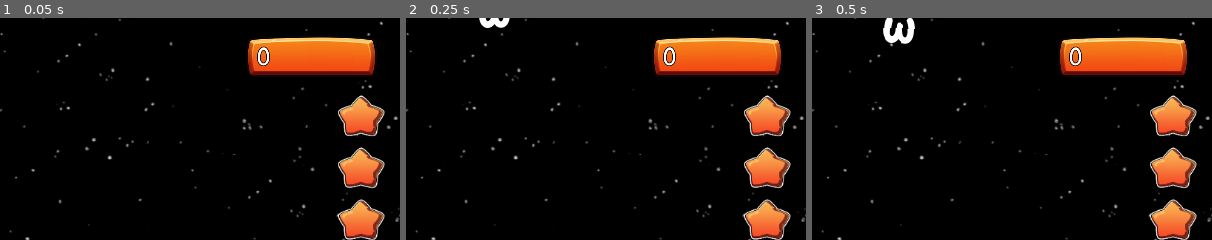
Above: before the commit, frames 1-3 (left to right).
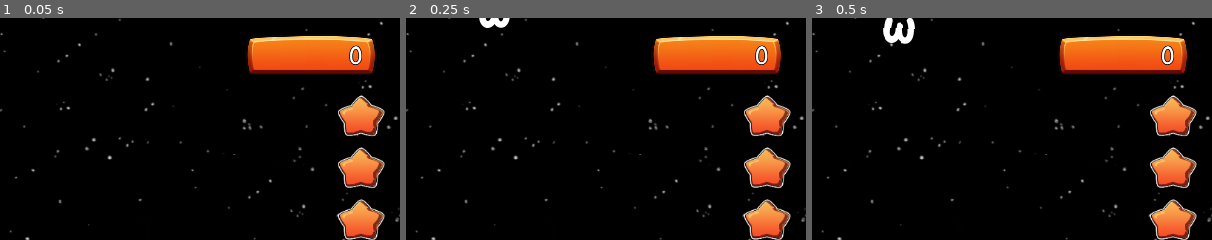
Above: after the commit, the same moments.

Repository: joschi1212/Buchstaben-Ueb-Spiel
Game: Godot game, scene res://main.tscn
Same seed, same stepped clock (60 frames per second), same inputs: the game is played once before the commit and once after it. Video files are missing from this copy of the repository; at most half a second of black plays in their place.
Inputs:
- Up to frame 1 (0.05 s): no input
- Up to frame 2 (0.25 s): no input
- Up to frame 3 (0.5 s): no input
The pictures show only the part of the screen within x 50-100%, y 0-50%; the shares and areas given below are measured in that part.

The runs differ from the first frame. In frame 1, 1.5% of the frame differs, in the area x 61-94%, y 8-26%; in frame 2, 1.5%; in frame 3, 1.5%.
Error after the commit: Parse Error: The member "loop" already exists in a parent class. (res://VideoStreamPlayer.gd:5)

Commit message:
add video, add lose condition, fix bugs

Diff:
--- /dev/null
+++ b/godot/VideoPlayer.tscn
@@ -0,0 +1,14 @@
+[gd_scene load_steps=3 format=2]
+
+[ext_resource path="res://VideoStreamPlayer.gd" type="Script" id=1]
+[ext_resource path="res://assets/ufo_video.ogv" type="VideoStream" id=2]
+
+[node name="MyVideoPlayer" type="VideoPlayer"]
+margin_right = 40.0
+margin_bottom = 40.0
+volume_db = -80.0
+script = ExtResource( 1 )
+__meta__ = {
+"_edit_use_anchors_": false
+}
+video_files1 = [ ExtResource( 2 ) ]
--- /dev/null
+++ b/godot/VideoStreamPlayer.gd
@@ -0,0 +1,21 @@
+extends VideoPlayer
+
+export(Array, VideoStream) var video_files1: Array
+
+var loop : bool = false
+
+func _ready():
+	set_process(true)
+	pass
+
+func play_specific(i) ->void:
+	stop()
+	if(i == 0):
+		loop = true
+	stream = video_files1[i]
+	play()
+
+func _process(delta):
+	if(loop):
+		if(!is_playing()):
+			play_specific(0)
--- a/godot/letter.gd
+++ b/godot/letter.gd
@@ -7,10 +7,12 @@
 var collision_shape : CollisionShape2D
 var correct : bool = false
 var particles : CPUParticles2D
-var stars : Node2D
+var clickable : bool = true
+
 var cannon
 var sound_player
 var laser_player
+
 
 signal letter_deleted
 signal wrong_letter_pressed
@@ -22,7 +24,6 @@
 	polygon = get_node("Polygon2D")
 	collision_shape = get_node("CollisionShape2D")
 	particles = get_node("CPUParticles2D")
-	stars = get_node("../../Stars")
 	cannon = get_node("../../Cannon")
 	sound_player = get_node("../../Sounds")
 	laser_player = get_node("../../Laser")
@@ -44,13 +45,14 @@
 		emit_signal("letter_deleted")
 
 func _input_event(viewport, event, shape_idx):
-	if event is InputEventMouseButton:
-		if event.button_index == BUTTON_LEFT and event.pressed:
-			print("pressed: ", letter)
-			if(correct):
-				emit_signal("correct_letter_pressed")
-			else:
-				emit_signal("wrong_letter_pressed")
+	if(clickable):
+		if event is InputEventMouseButton:
+			if event.button_index == BUTTON_LEFT and event.pressed:
+				print("pressed: ", letter)
+				if(correct):
+					emit_signal("correct_letter_pressed")
+				else:
+					emit_signal("wrong_letter_pressed")
 
 func _init_label(letter : String):
 	label.set_text(letter)
@@ -61,13 +63,10 @@
 	add_child(tween)
 	tween.interpolate_property(get_node("Polygon2D"), "scale", Vector2(1, 1), Vector2(0.001, 0.001), 1, Tween.TRANS_LINEAR, Tween.EASE_IN)
 	tween.start()
-	# delete star
-	if(stars.get_child_count() > 0):
-		var star : Sprite = stars.get_children().pop_front()
-		star.queue_free()
+
 	sound_player.play_specific(1)
 	laser_player.play_specific(0)
-
+	clickable = false
 
 
 func _on_correct_letter_pressed():
@@ -79,6 +78,7 @@
 	tween.start()
 	sound_player.play_specific(0)
 	laser_player.play_specific(0)
+	clickable = false
 
 
 
--- a/godot/letters.gd
+++ b/godot/letters.gd
@@ -7,9 +7,14 @@
 "L", "M", "N", "O", "P", "Q", "R", "S", "T", "U", "V", "W", "X", "Y", "Z"]
 var letters_copy = letters.duplicate(true)
 var points : int = 0
+var lifes : int = 5
 
 var audio_speech : AudioStreamPlayer2D
+var video_player : VideoPlayer
 var points_label : Label
+var stars : Node2D
+var button : Button
+var sprite_points : Sprite
 
 signal no_letters
 signal correct
@@ -17,7 +22,14 @@
 
 func _ready():
 	audio_speech = get_node("../Speech")
+	video_player = get_node("../UfoVideoPlayer")
 	points_label = get_node("../SpritePoints/Label")
+	sprite_points = get_node("../SpritePoints")
+	video_player.play_specific(0)
+	stars = get_node("../Stars")
+	button = get_node("../Button")
+	button.connect("button_up", self, "_button_pressed")
+
 
 
 func _spawn_letters():
@@ -44,16 +56,49 @@
 	letters = letters_copy.duplicate(true)
 	audio_speech.play_specific(correct_letter_index)
 
+func _button_pressed():
+	if(get_tree().paused):
+		get_tree().paused = false
+		for star in stars.get_children():
+			star.set_visible(true)
+		points = 0
+		points_label.text = str(points)
+		lifes = 5
+	_spawn_letters()
+	var tween : Tween = Tween.new()
+	add_child(tween)
+	tween.interpolate_property(sprite_points, "scale", null, Vector2(0.5, 0.5), 1, Tween.TRANS_LINEAR, Tween.EASE_IN)
+	tween.interpolate_property(sprite_points, "position", null, Vector2(420, -250), 1, Tween.TRANS_LINEAR, Tween.EASE_IN)
+	tween.start()
+
 func _on_wrong_letter():
 	emit_signal("wrong")
+	video_player.play_specific(2)
+	# delete star
+	if(lifes > 0):
+		var star : Sprite = stars.get_children()[lifes-1]
+		lifes = lifes - 1
+		star.set_visible(false)
+	if(lifes == 0):
+		print("Lost!")
+		var tween : Tween = Tween.new()
+		add_child(tween)
+		tween.interpolate_property(sprite_points, "scale", Vector2(0.5, 0.5), Vector2(1,1), 1, Tween.TRANS_LINEAR, Tween.EASE_IN)
+		tween.interpolate_property(sprite_points, "position", null, Vector2(0, 0), 1, Tween.TRANS_LINEAR, Tween.EASE_IN)
+		tween.start()
+		for letter in get_tree().get_nodes_in_group("letters"):
+			letter.queue_free()
+		yield(get_tree().create_timer(1, false), "timeout")
+		get_tree().paused = true
 
 func _on_correct_letter():
 	emit_signal("correct")
 	points += 10
 	points_label.text = str(points)
+	video_player.play_specific(1)
 
 func _on_letter_deleted():
 	print("Letter deleted from letters")
-	if(self.get_children().size() <= 1):
+	if(get_tree().get_nodes_in_group("letters").size() <= 1):
 		print("all letters gone")
 		emit_signal("no_letters")
--- a/godot/main.gd
+++ b/godot/main.gd
@@ -6,19 +6,22 @@
 
 var cannon : Node2D
 var laser_player : AudioStreamPlayer2D
+var music_player : AudioStreamPlayer2D
+
 func _ready():
 	randomize()
 	cannon = get_node("Cannon")
 	laser_player = get_node("Laser")
+	music_player = get_node("Music")
+	music_player.play_specific(0)
 	connect("spawn_letters", get_node("letters"), "_spawn_letters")
 	get_node("Button").connect("button_up", self, "_button_pressed")
 	get_node("letters").connect("no_letters", self, "_on_no_letters")
 	emit_signal("spawn_letters")
 
-func _button_pressed():
-	emit_signal("spawn_letters")
 
 func _on_no_letters():
+	print("no letters")
 	emit_signal("spawn_letters")
 
 func _input(event):
--- a/godot/main.tscn
+++ b/godot/main.tscn
@@ -7,10 +7,15 @@
 [ext_resource path="res://assets/sounds/wrong.ogg" type="AudioStream" id=5]
 [ext_resource path="res://assets/sounds/laser.ogg" type="AudioStream" id=6]
 [ext_resource path="res://assets/fonts/ChildrenSans.ttf" type="DynamicFontData" id=7]
+[ext_resource path="res://VideoPlayer.tscn" type="PackedScene" id=8]
 [ext_resource path="res://cannon.tscn" type="PackedScene" id=9]
 [ext_resource path="res://assets/images/Background.png" type="Texture" id=10]
 [ext_resource path="res://assets/images/Stern.png" type="Texture" id=11]
 [ext_resource path="res://assets/images/Punkte.png" type="Texture" id=12]
+[ext_resource path="res://assets/video/neutral.ogv" type="VideoStream" id=13]
+[ext_resource path="res://assets/video/cheer.ogv" type="VideoStream" id=14]
+[ext_resource path="res://assets/video/wrong.ogv" type="VideoStream" id=15]
+[ext_resource path="res://assets/music/Michael Cherdchupan - Oh My Gore! - Original Soundtrack - 03 Level 01 - 1000 Years of Powernapping.ogg" type="AudioStream" id=16]
 
 [sub_resource type="RectangleShape2D" id=1]
 extents = Vector2( 513.761, 10 )
@@ -26,9 +31,6 @@
 position = Vector2( 540, 300 )
 texture = ExtResource( 10 )
 script = ExtResource( 1 )
-__meta__ = {
-"_edit_lock_": true
-}
 
 [node name="Camera2D" type="Camera2D" parent="."]
 current = true
@@ -37,6 +39,7 @@
 }
 
 [node name="Button" type="Button" parent="."]
+pause_mode = 2
 margin_left = -529.339
 margin_top = 275.199
 margin_right = -428.339
@@ -65,26 +68,35 @@
 position = Vector2( -540, -300 )
 
 [node name="Speech" parent="." instance=ExtResource( 2 )]
+pause_mode = 2
 
 [node name="Sounds" parent="." instance=ExtResource( 2 )]
+pause_mode = 2
 volume_db = -7.354
 audio_files1 = [ ExtResource( 4 ), ExtResource( 5 ) ]
 
 [node name="Laser" parent="." instance=ExtResource( 2 )]
 audio_files1 = [ ExtResource( 6 ) ]
 
+[node name="Music" parent="." instance=ExtResource( 2 )]
+pause_mode = 2
+volume_db = -8.0
+audio_files1 = [ ExtResource( 16 ) ]
+
 [node name="SpritePoints" type="Sprite" parent="."]
-position = Vector2( 420.448, -248.046 )
+pause_mode = 2
+position = Vector2( 420, -250 )
 scale = Vector2( 0.5, 0.5 )
 texture = ExtResource( 12 )
 
 [node name="Label" type="Label" parent="SpritePoints"]
-margin_left = -147.813
-margin_top = -34.2793
-margin_right = 10.187
-margin_bottom = 42.7207
+margin_left = -19.813
+margin_top = -32.946
+margin_right = 138.187
+margin_bottom = 44.054
 custom_fonts/font = SubResource( 2 )
 text = "0"
+align = 2
 __meta__ = {
 "_edit_use_anchors_": false
 }
@@ -110,3 +122,12 @@
 
 [node name="Sprite5" type="Sprite" parent="Stars"]
 texture = ExtResource( 11 )
+
+[node name="UfoVideoPlayer" parent="." instance=ExtResource( 8 )]
+show_behind_parent = true
+margin_left = -430.0
+margin_top = -17.0
+margin_right = -250.0
+margin_bottom = 252.0
+rect_rotation = 16.4
+video_files1 = [ ExtResource( 13 ), ExtResource( 14 ), ExtResource( 15 ) ]
Binary file removed: godot/assets/particle_darkGrey.png
Not shown, removed: godot/assets/particle_darkGrey.png.import
Not shown: 1 places in godot/main.tscn that only renumber resources
Not shown, changed: README.md
Not shown, added: godot/assets/sample_video.ogv
Not shown, added: godot/assets/ufo_video.ogv
Not shown, added: godot/assets/video/cheer.ogv
Not shown, added: godot/assets/video/neutral.ogv
Not shown, added: godot/assets/video/wrong.ogv
